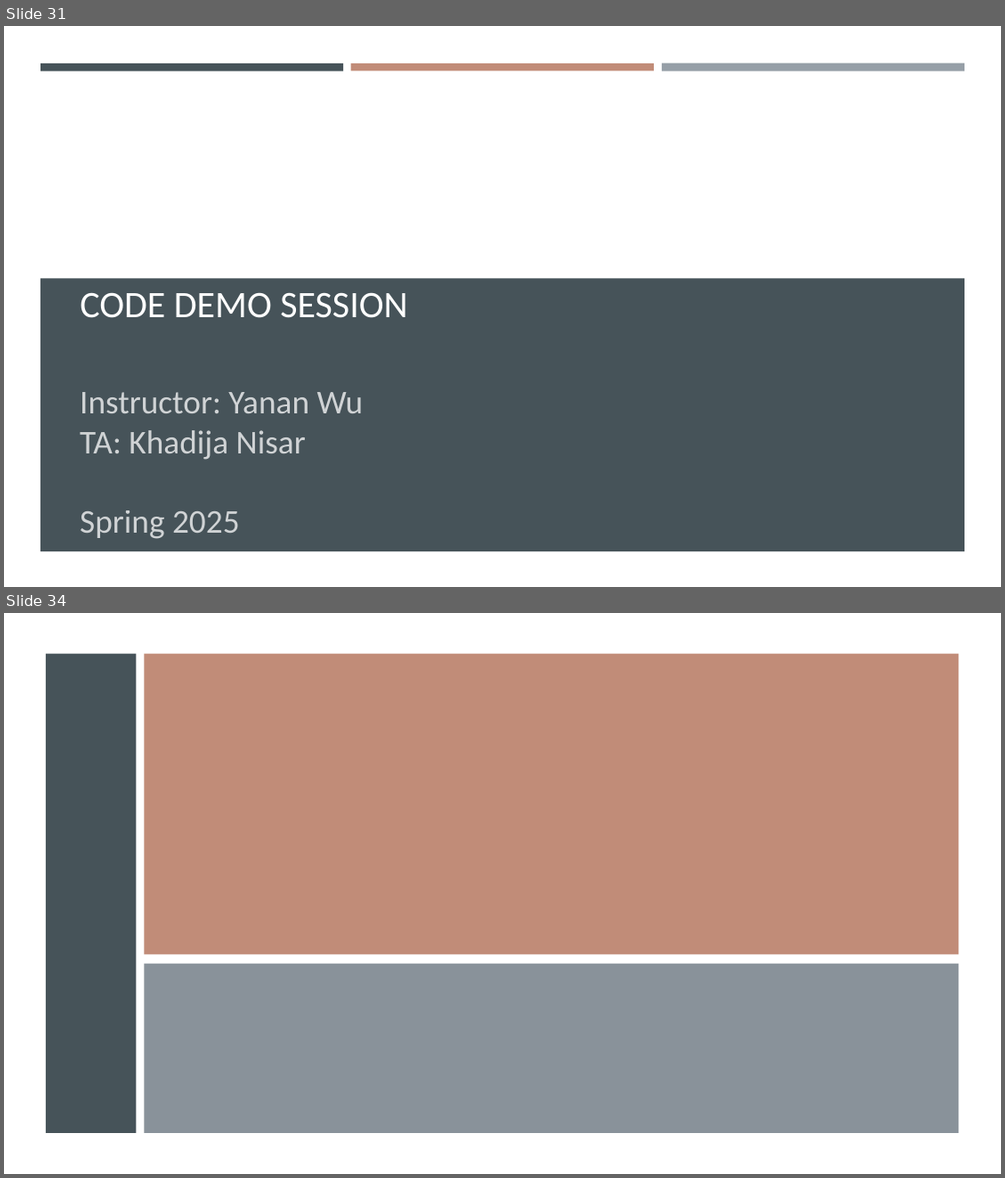
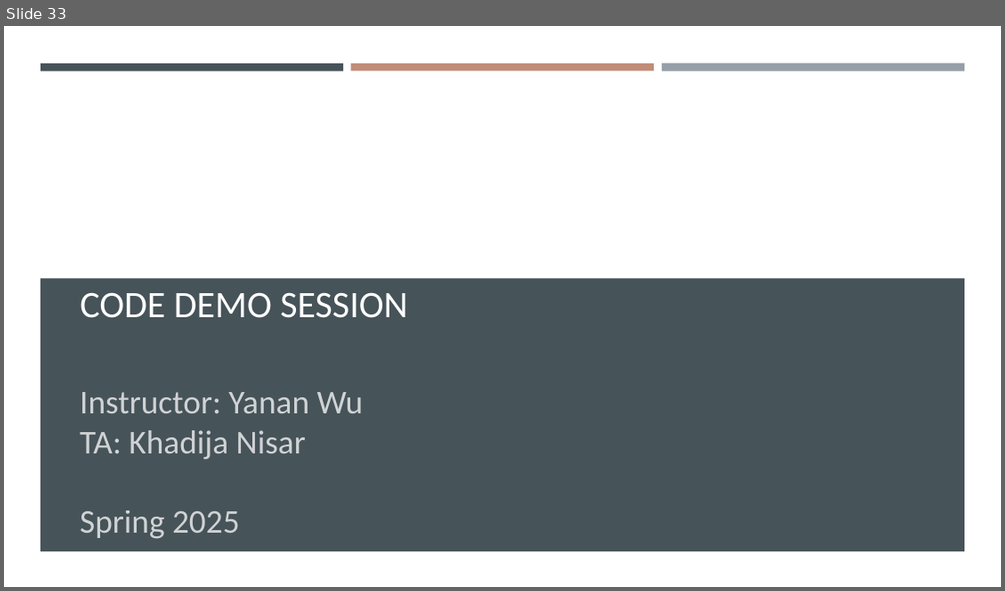
Before and after one commit to gisynw/geog-247, a slide deck: docs/Lectures/Week04/Week04_BivariateRegression.pptx. Shown one above the other, each under a label of ours: slides 31 and 34 before the commit, slide 33 after it; the slides between them are not shown. The pictures are 1005x1178 and 1005x591 pixels, drawn with LibreOffice and Linux fonts; fonts in the diff are those of the drawing; grey boxes stand for pictures; background and template pictures are left out. Boxes give left, top, right and bottom in pixels: in the first picture for what was removed or moved away, otherwise in the second. Text is boxed around its words. In the diff, an @@ line names an element or a change of style, - is before the commit and + after.

```diff
--- a/docs/Lectures/Week04/Week04_BivariateRegression.pptx
+++ b/docs/Lectures/Week04/Week04_BivariateRegression.pptx
@@ slide 34 removed at bbox=[4, 613, 1001, 1174], background #FFFFFF @@
@@ rectangle removed at bbox=[4, 613, 1001, 1174] @@
@@ rectangle removed at bbox=[46, 653, 137, 1133] @@
@@ rectangle removed at bbox=[144, 653, 958, 954] @@
@@ rectangle removed at bbox=[144, 964, 958, 1134] @@
@@ what was slide 31 is now slide 33 @@
```
Also in this commit, not shown: 7 slides changed, 4 slides added, 8 other slides removed, 10 other files.
